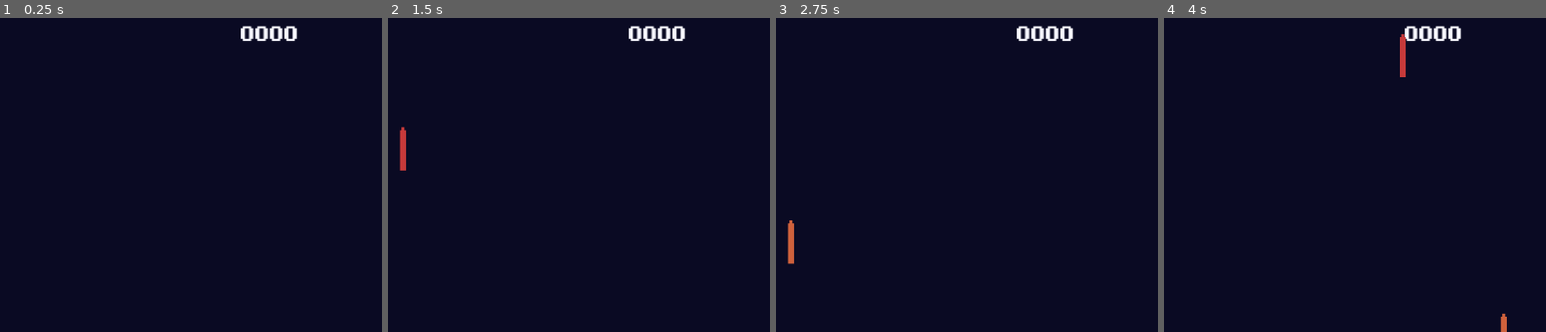
Above: before the commit, frames 1-4 (left to right).
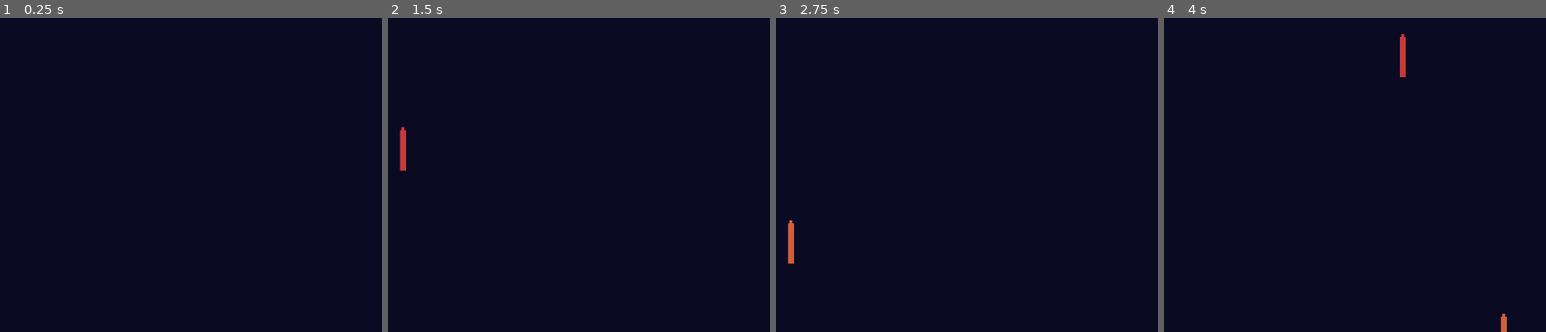
Above: after the commit, the same moments.

Repository: mjcampos/SpaceInvaders
Game: Godot game, scene res://Scenes/Game/game.tscn
Same seed, same stepped clock (60 frames per second), same inputs: the game is played once before the commit and once after it.
Inputs:
- Up to frame 1 (0.25 s): no input
- Up to frame 2 (1.5 s): tap Enter at 0.5 s; hold D (right) 0.53-1.28 s; tap Space (shoot) at 0.6, 1.35 s; hold A (left) from 1.28 s (still down)
- Up to frame 3 (2.75 s): release A (left) at 2.03 s; hold D (right) from 2.03 s (still down); tap Space (shoot) at 2.1 s
- Up to frame 4 (4 s): tap Space (shoot) at 2.85, 3.6 s; release D (right) at 3.53 s; hold A (left) from 3.53 s (still down)
The pictures show only the part of the screen within x 48-98%, y 7-57%; the shares and areas given below are measured in that part.

The runs differ from the first frame. In frame 1, 0.6% of the frame differs, in the area x 63-78%, y 2-8%; in frame 2, 0.6%; in frame 3, 0.6%; in frame 4, 0.6%.

Commit message:
Set score tracker
Now when player destroys an enemy the score counter will update.

High score still needs work.

Diff:
--- a/Scenes/Enemy/enemy.gd
+++ b/Scenes/Enemy/enemy.gd
@@ -5,3 +5,4 @@
 
 func handle_laser_detection():
 	queue_free()
+	ScoreManager.add_to_score(_points)
--- /dev/null
+++ b/Scenes/Game/game.gd
@@ -0,0 +1,13 @@
+extends Node2D
+
+@onready var score_text: Label = $UI/ScoreText
+
+# Called when the node enters the scene tree for the first time.
+func _ready():
+	SignalManager.on_score_update.connect(handle_score_update)
+
+	score_text.text = ScoreManager.get_modified_score()
+
+# Called every frame. 'delta' is the elapsed time since the previous frame.
+func handle_score_update():
+	score_text.text = ScoreManager.get_modified_score()
--- a/Scenes/Game/game.tscn
+++ b/Scenes/Game/game.tscn
@@ -1,12 +1,14 @@
-[gd_scene load_steps=6 format=3 uid="uid://d8ior50urb7h"]
+[gd_scene load_steps=7 format=3 uid="uid://d8ior50urb7h"]
 
 [ext_resource type="Texture2D" uid="uid://bk0q0ra8nk3x" path="res://Assets/background.png" id="1_p1lsn"]
+[ext_resource type="Script" path="res://Scenes/Game/game.gd" id="1_xwd0s"]
 [ext_resource type="Texture2D" uid="uid://0ulp2rs4mtwv" path="res://Assets/sprite/border.png" id="3_ws0yg"]
 [ext_resource type="PackedScene" uid="uid://csn42kvg2scij" path="res://Scenes/Player/player.tscn" id="3_yt46m"]
 [ext_resource type="Theme" uid="uid://bywst2awlkx52" path="res://UI/main_theme.tres" id="4_5p4f2"]
 [ext_resource type="LabelSettings" uid="uid://du3bx3hr48ev1" path="res://UI/label_25.tres" id="5_5unxs"]
 
 [node name="Game" type="Node2D"]
+script = ExtResource("1_xwd0s")
 
 [node name="BackgroundSprite" type="Sprite2D" parent="."]
 position = Vector2(515, 450)
@@ -19,7 +21,7 @@
 position = Vector2(515, 830)
 texture = ExtResource("3_ws0yg")
 
-[node name="Control" type="Control" parent="."]
+[node name="UI" type="Control" parent="."]
 layout_mode = 3
 anchors_preset = 15
 anchor_right = 1.0
@@ -28,7 +30,8 @@
 grow_vertical = 2
 theme = ExtResource("4_5p4f2")
 
-[node name="Label" type="Label" parent="Control"]
+[node name="Label" type="Label" parent="UI"]
+layout_mode = 0
 offset_left = 51.0
 offset_top = 13.0
 offset_right = 112.0
@@ -36,7 +39,8 @@
 text = "Score"
 label_settings = ExtResource("5_5unxs")
 
-[node name="Label2" type="Label" parent="Control"]
+[node name="Label2" type="Label" parent="UI"]
+layout_mode = 0
 offset_left = 811.0
 offset_top = 13.0
 offset_right = 983.0
@@ -44,22 +48,24 @@
 text = "High Score"
 label_settings = ExtResource("5_5unxs")
 
-[node name="ScoreText" type="Label" parent="Control"]
+[node name="ScoreText" type="Label" parent="UI"]
+layout_mode = 0
 offset_left = 51.0
 offset_top = 66.0
 offset_right = 101.0
 offset_bottom = 89.0
-text = "0000"
 label_settings = ExtResource("5_5unxs")
 horizontal_alignment = 1
 vertical_alignment = 1
 
-[node name="HighScoreText" type="Label" parent="Control"]
+[node name="HighScoreText" type="Label" parent="UI"]
+layout_mode = 0
 offset_left = 811.0
 offset_top = 66.0
 offset_right = 894.0
 offset_bottom = 97.0
-text = "0000"
 label_settings = ExtResource("5_5unxs")
 horizontal_alignment = 1
 vertical_alignment = 1
+
+[node name="EnemyRows" type="Node2D" parent="."]
--- /dev/null
+++ b/Singletons/ScoreManager.gd
@@ -0,0 +1,10 @@
+extends Node
+
+var score: int = 0
+
+func get_modified_score():
+	return str(score).pad_zeros(4)
+
+func add_to_score(points: int):
+	score += points
+	SignalManager.on_score_update.emit()
--- /dev/null
+++ b/Singletons/SignalManager.gd
@@ -0,0 +1,3 @@
+extends Node
+
+signal on_score_update
--- a/project.godot
+++ b/project.godot
@@ -14,6 +14,11 @@
 run/main_scene="res://Scenes/Game/game.tscn"
 config/features=PackedStringArray("4.3", "Mobile")
 config/icon="res://icon.svg"
+
+[autoload]
+
+SignalManager="*res://Singletons/SignalManager.gd"
+ScoreManager="*res://Singletons/ScoreManager.gd"
 
 [display]
 
